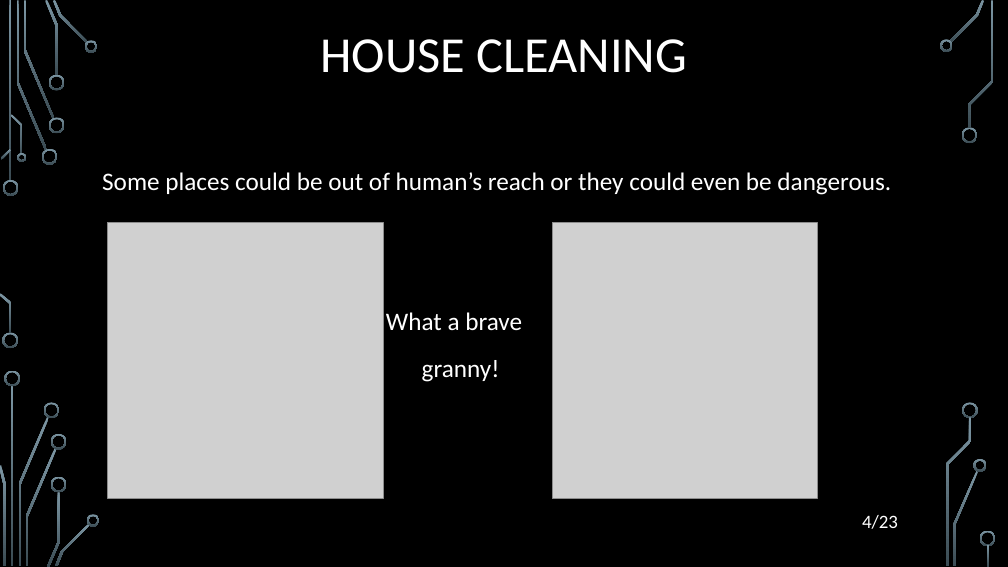
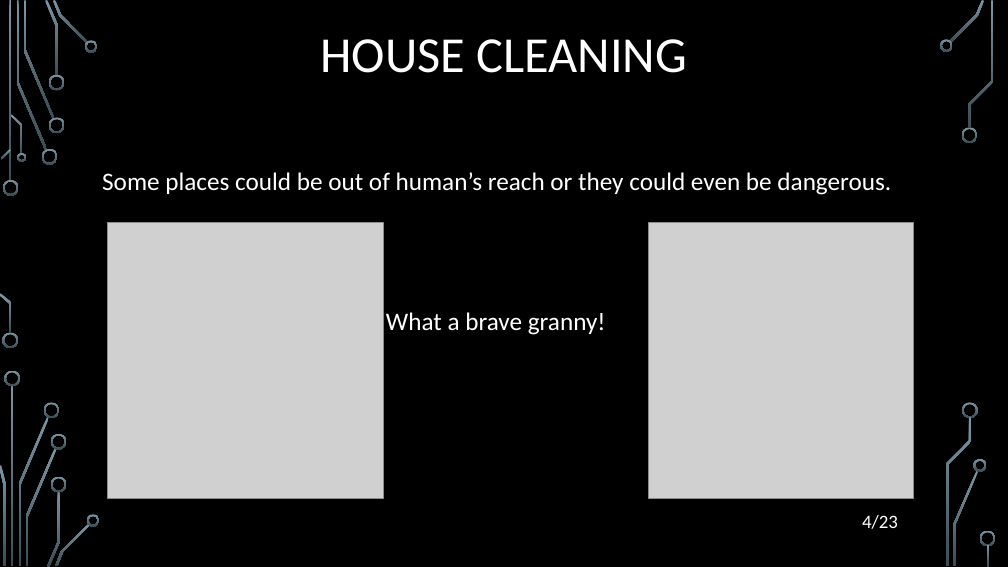
Before and after one commit to filozof50/UP, a slide deck: slide 4 of hw2/H2020.pptx. Drawn at 1008x567 pixels with LibreOffice and Linux fonts; fonts in the diff are those of the drawing; grey boxes stand for pictures; background and template pictures are left out. Boxes give left, top, right and bottom in pixels: in the first picture for what was removed or moved away, otherwise in the second. Text is boxed around its words. In the diff, an @@ line names an element or a change of style, - is before the commit and + after.

```diff
--- a/hw2/H2020.pptx
+++ b/hw2/H2020.pptx
@@ picture: place and size @@
-picture at bbox=[552, 223, 817, 499]
+picture at bbox=[649, 223, 913, 499]
@@ text at bbox=[386, 312, 606, 335]: text changed @@
-What a brave
-granny!
+What a brave granny!
```
Also in this commit, not shown: 11 other slides changed, 2 other files.
